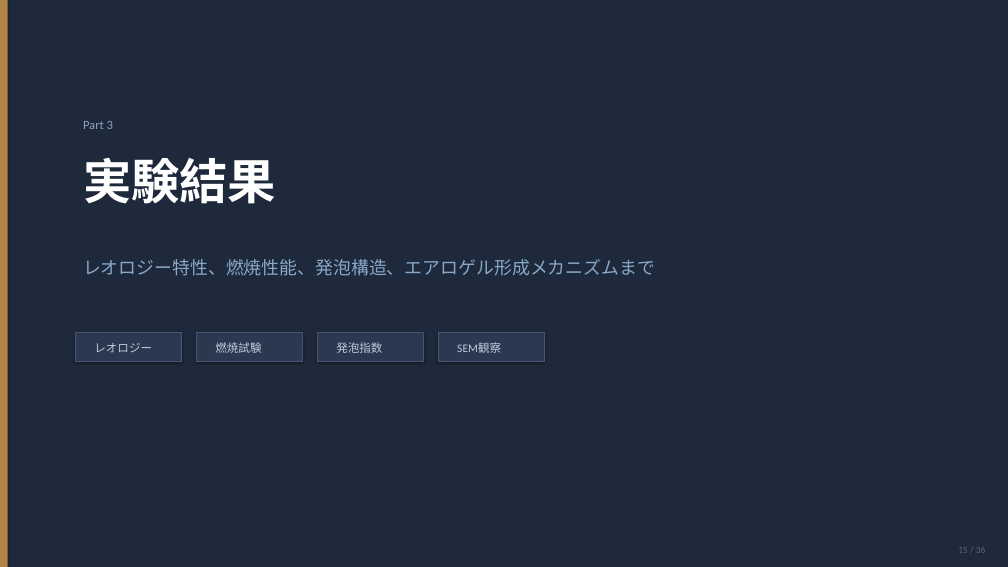
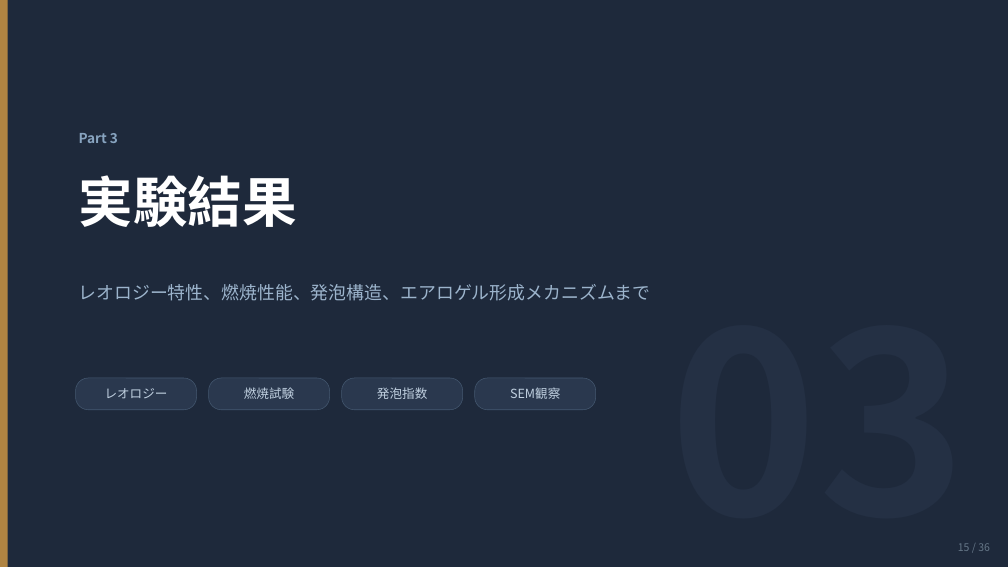
Before and after one commit to ytaisei0525-design/my-first-claude, a slide deck: slide 15 of slides.pptx. Drawn at 1008x567 pixels with LibreOffice and Linux fonts; fonts in the diff are those of the drawing. Boxes give left, top, right and bottom in pixels: in the first picture for what was removed or moved away, otherwise in the second. Text is boxed around its words. In the diff, an @@ line names an element or a change of style, - is before the commit and + after.

```diff
--- a/slides.pptx
+++ b/slides.pptx
@@ rectangle at bbox=[0, 0, 1008, 567]: shadow off @@
@@ text "Part 3": place and size @@
-text "Part 3" at bbox=[83, 121, 113, 129]
+text "Part 3" at bbox=[79, 133, 118, 143]
@@ text "Part 3" at bbox=[79, 133, 118, 143]: size 12 to 13 pt, font Calibri to Noto Sans CJK JP, bold on @@
@@ text "実験結果": place and size @@
-text "実験結果" at bbox=[83, 157, 276, 204]
+text "実験結果" at bbox=[79, 175, 297, 227]
@@ text "実験結果" at bbox=[79, 175, 297, 227]: size 46 to 52 pt, font Calibri to Noto Sans CJK JP @@
@@ text "レオロジー特性、燃焼性能、発泡構造、エアロゲル形成メカニズムまで": place and size @@
-text "レオロジー特性、燃焼性能、発泡構造、エアロゲル形成メカニズムまで" at bbox=[83, 259, 655, 276]
+text "レオロジー特性、燃焼性能、発泡構造、エアロゲル形成メカニズムまで" at bbox=[79, 284, 651, 301]
@@ text "レオロジー特性、燃焼性能、発泡構造、エアロゲル形成メカニズムまで" at bbox=[79, 284, 651, 301]: font Calibri to Noto Sans CJK JP, text colour #88A8C8 to #9CB4CC @@
@@ rectangle removed at bbox=[76, 333, 181, 361] @@
@@ rectangle removed at bbox=[197, 333, 302, 361] @@
@@ rectangle removed at bbox=[318, 333, 423, 361] @@
@@ rectangle removed at bbox=[439, 333, 544, 361] @@
@@ text "レオロジー": place and size @@
-text "レオロジー" at bbox=[94, 343, 152, 353]
+text "レオロジー" at bbox=[105, 388, 168, 399]
@@ rounded rectangle added at bbox=[76, 378, 197, 410], fill #2A384E, outline #445870 0.5 pt @@
@@ text "燃焼試験": place and size @@
-text "燃焼試験" at bbox=[215, 342, 261, 353]
+text "燃焼試験" at bbox=[244, 387, 294, 399]
@@ rounded rectangle added at bbox=[209, 378, 330, 410], fill #2A384E, outline #445870 0.5 pt @@
@@ text "発泡指数": place and size @@
-text "発泡指数" at bbox=[336, 342, 382, 353]
+text "発泡指数" at bbox=[377, 387, 427, 399]
@@ rounded rectangle added at bbox=[342, 378, 463, 410], fill #2A384E, outline #445870 0.5 pt @@
@@ size 11 to 12 pt, font Calibri to Noto Sans CJK JP, text colour #BBCCDE to #C0D0E0; alignment left to centre; vertical alignment top to middle in 4 elements at bbox=[105, 388, 168, 399], bbox=[244, 387, 294, 399], bbox=[377, 387, 427, 399], bbox=[510, 387, 560, 399] @@
@@ text "SEM観察": place and size @@
-text "SEM観察" at bbox=[457, 342, 501, 353]
+text "SEM観察" at bbox=[510, 387, 560, 399]
@@ rounded rectangle added at bbox=[475, 378, 596, 410], fill #2A384E, outline #445870 0.5 pt @@
@@ text added at bbox=[670, 543, 967, 551], 240 pt, text #243044, bold @@
+03
@@ text "15 / 36" at bbox=[958, 543, 990, 551]: size 9 to 10 pt, font Calibri to Noto Sans CJK JP, text colour #556677 to #667788 @@
```
Also in this commit, not shown: 34 other slides changed, 1 slide added, 1 slide removed, 1 other file.
